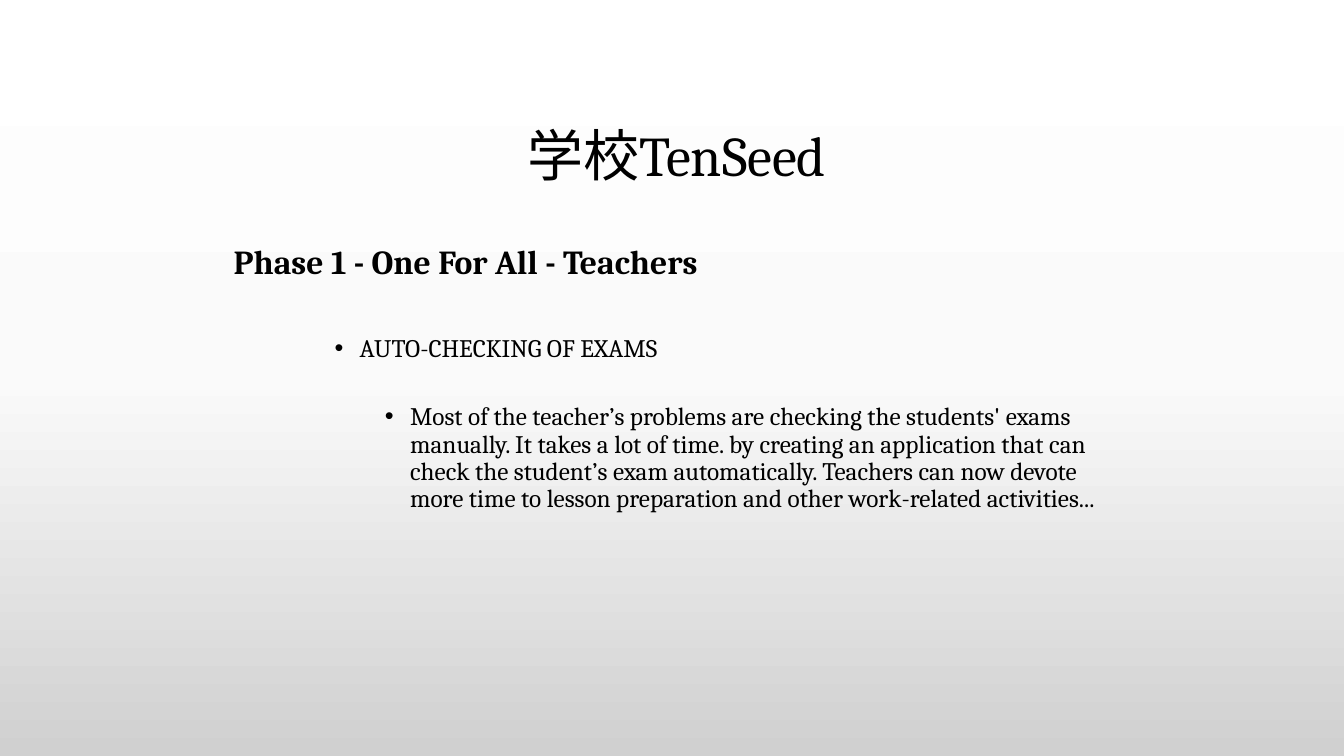
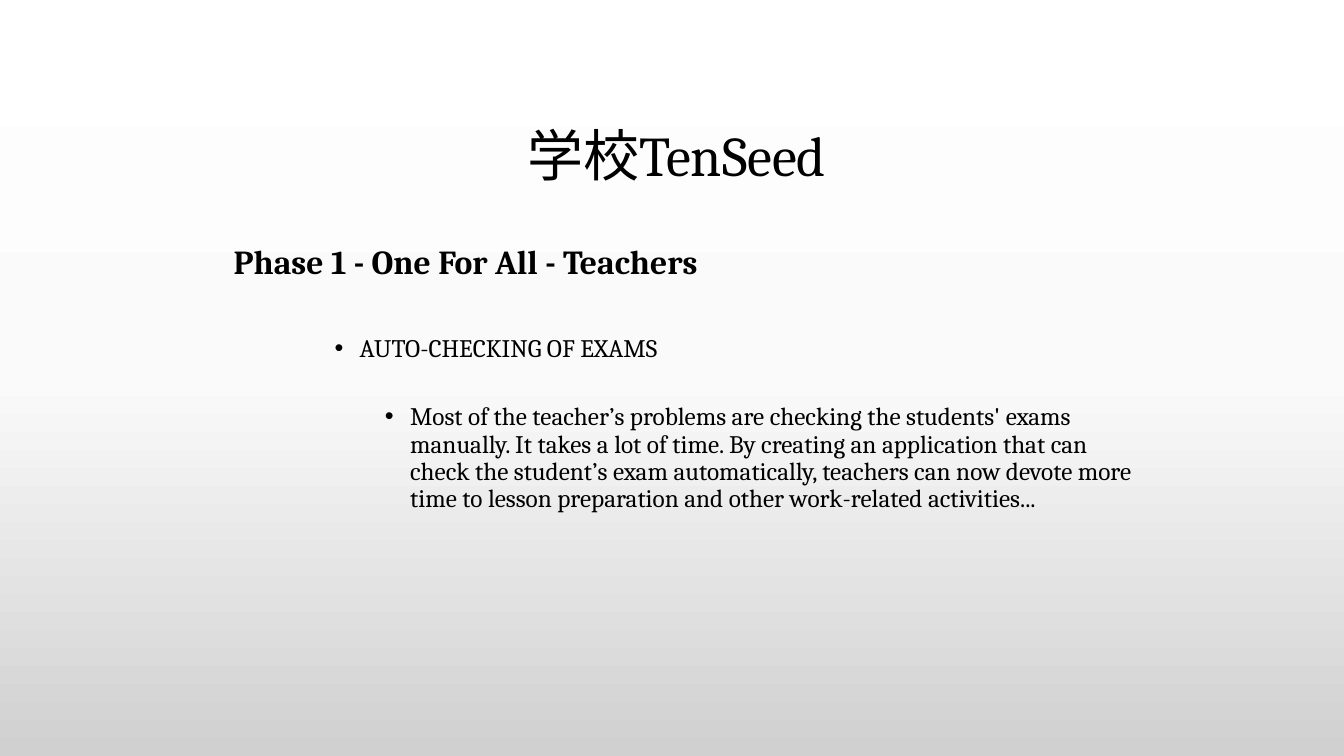
Before and after one commit to madalpaca25/GakuTenSeed, a slide deck: slide 10 of 学校TenSeed.pptx. Drawn at 1344x756 pixels with LibreOffice and Linux fonts; fonts in the diff are those of the drawing; background and template pictures are left out. Boxes give left, top, right and bottom in pixels: in the first picture for what was removed or moved away, otherwise in the second. Text is boxed around its words. In the diff, an @@ line names an element or a change of style, - is before the commit and + after.

```diff
--- a/学校TenSeed.pptx
+++ b/学校TenSeed.pptx
@@ text at [410,407,1131,513]: text changed @@
-      • Most of the teacher’s problems are checking the students' exams manually. It takes a lot of time. by creating an application that can check the student’s exam automatically. Teachers can now devote more time to lesson preparation and other work-related activities...
+      • Most of the teacher’s problems are checking the students' exams manually. It takes a lot of time. By creating an application that can check the student’s exam automatically, teachers can now devote more time to lesson preparation and other work-related activities...
```
Also in this commit, not shown: 6 other slides changed.
